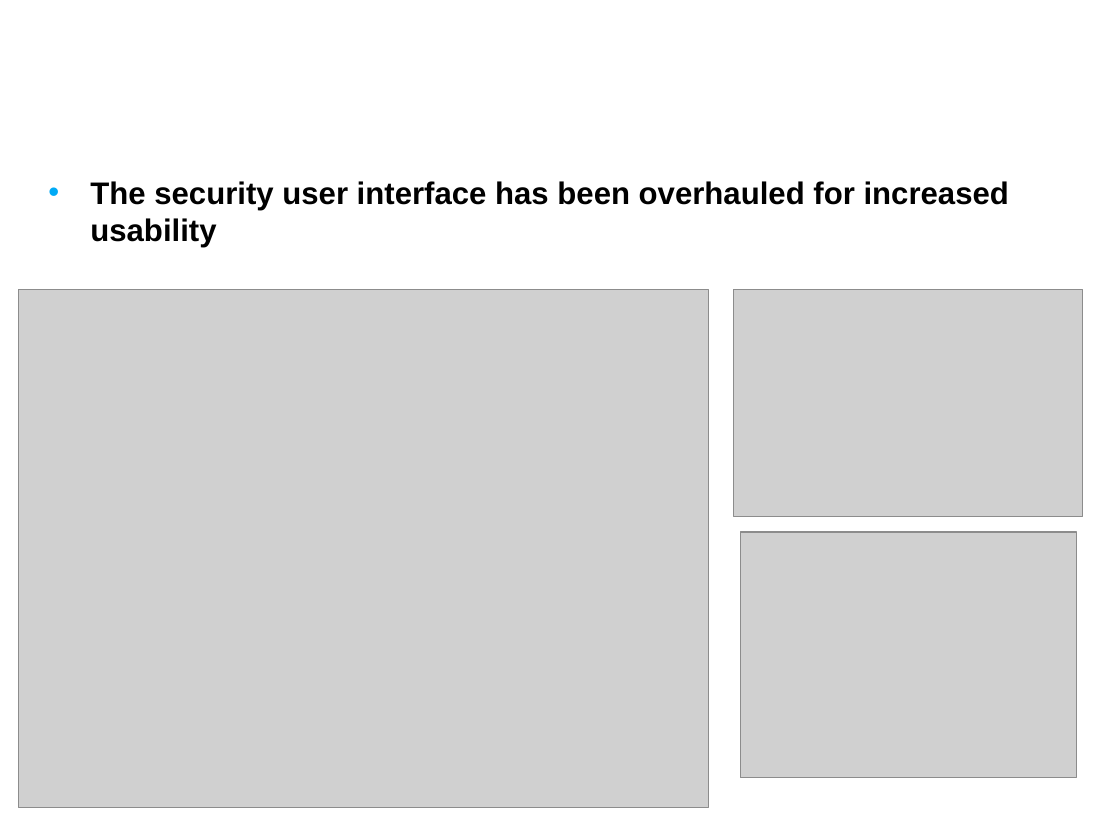
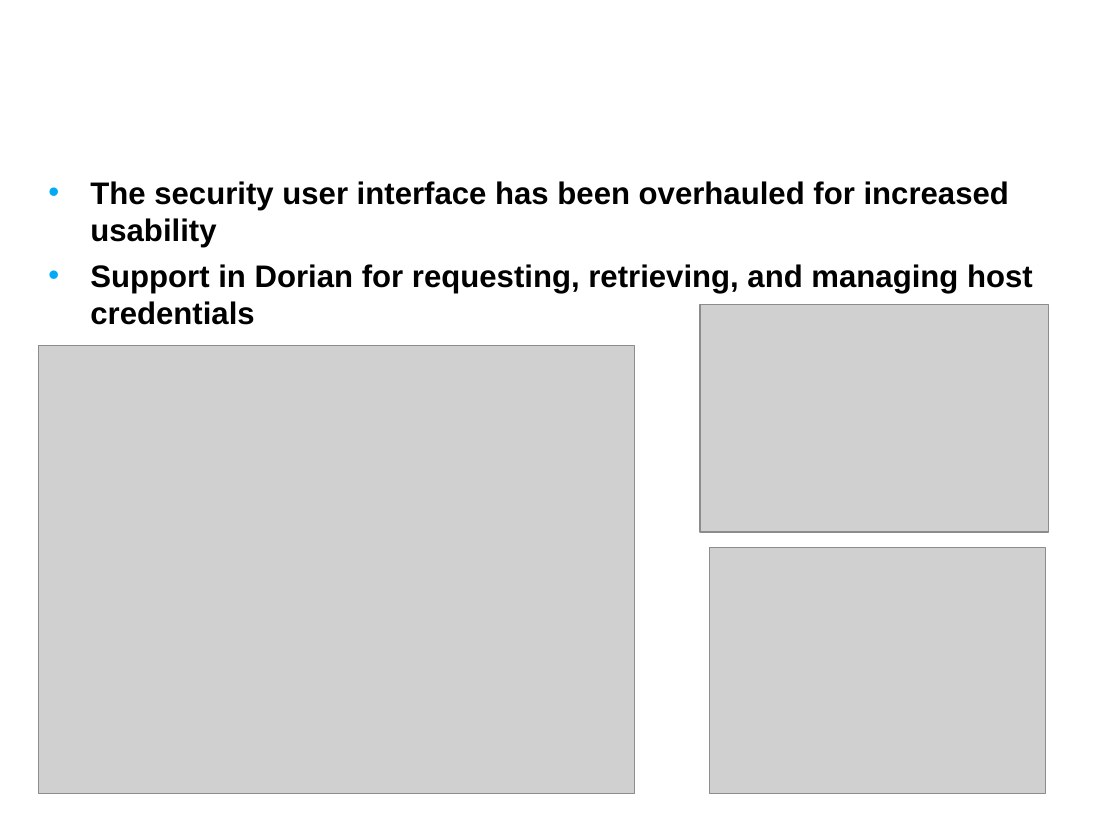
Before and after one commit to NCIP/cagrid-docs, a slide deck: slide 15 of presentations/200708_VCDE_ARCH/20070807_Day2_caGrid-1.1_Overview.ppt. Drawn at 1120x840 pixels with LibreOffice and Linux fonts; fonts in the diff are those of the drawing; grey boxes stand for pictures; background and template pictures are left out. Boxes give left, top, right and bottom in pixels: in the first picture for what was removed or moved away, otherwise in the second. Text is boxed around its words. In the diff, an @@ line names an element or a change of style, - is before the commit and + after.

```diff
--- a/presentations/200708_VCDE_ARCH/20070807_Day2_caGrid-1.1_Overview.ppt
+++ b/presentations/200708_VCDE_ARCH/20070807_Day2_caGrid-1.1_Overview.ppt
@@ text at (90,264,1033,325): paragraph added @@
+• Support in Dorian for requesting, retrieving, and managing host credentials
@@ picture: place and size @@
-picture at (734,289,1082,516)
+picture at (700,305,1048,532)
@@ picture: place and size @@
-picture at (19,289,709,808)
+picture at (38,345,634,793)
@@ picture: place and size @@
-picture at (740,532,1076,778)
+picture at (709,548,1045,794)
```
Also in this commit, not shown: 1 other slide changed, 1 other file.
